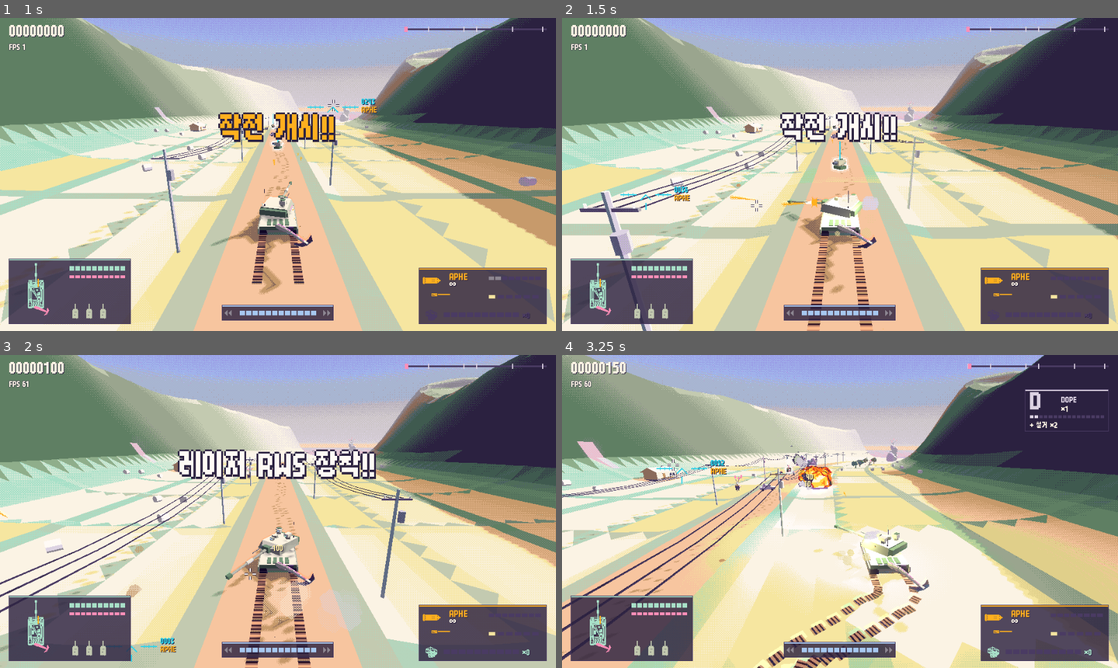
Above: before the commit, frames 1-4 (two rows, left to right).
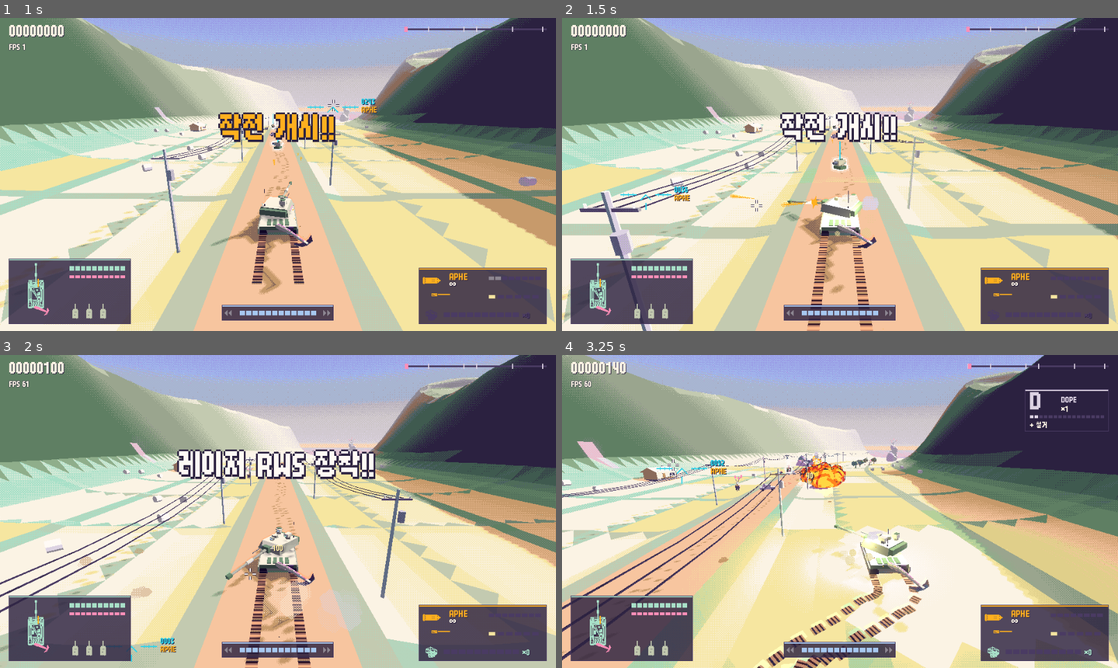
Above: after the commit, the same moments.

Repository: scarf005/orca-class
Game: Godot game, scene res://scenes/main.tscn
The game is run twice, just before and just after one commit, with the same random seed, the same clock (stepped at 60 frames per second) and the same inputs.
Inputs (mouse positions are in pixels of both pictures, inside the frame that each line leads up to):
- Up to frame 1 (1 s): tap Enter (ui_accept) at 0.5 s; drag from (278, 174) to (333, 105) at 0.52 s
- Up to frame 2 (1.5 s): drag from (728, 190) to (812, 237) at 1.27 s
- Up to frame 3 (2 s): no input
- Up to frame 4 (3.25 s): move the mouse to (895, 442) at 2.02 s; press the mouse at (895, 442) at 2.03 s; hold D (move_right) 2.03-2.75 s; tap Space (dash) at 2.1 s; release the mouse at (895, 442) at 2.75 s; drag from (812, 574) to (673, 464) at 2.77 s

Frame 1 is identical in both runs. In frame 2, less than 0.1% of the frame differs, in the area x 30-61%, y 28-62%; in frame 3, 0.9%; in frame 4, 3.8%, in the area x 0-100%, y 2-100%.

Commit message:
feat: burst piercing shells at the first target, stabilize the turret and make quick shells readable
- a full charge bursts where it first strikes an enemy, then only drills on
- the turret holds its world bearing while the hull swings, so a drift no longer throws the aim off
- quick shells are drawn bigger with a glowing tracer; their speed is set per charge step (1 or 2 boxes)
- Debris life slider caps how long shards lie about

Assisted-by: claude-code:claude-opus-5-5
Co-authored-by: Claude Opus 5.5 <noreply@anthropic.com>

Diff:
--- a/scripts/combat/fx.gd
+++ b/scripts/combat/fx.gd
@@ -15,6 +15,7 @@
 const RICOCHET_SPREAD := 0.35
 const TRAIL_MIN_SPEED := 4.0 ## Shards stop trailing once they slow down on the ground.
 static var BLAST_POPS := 2 ## Most secondary pops a big blast sets off (tuned live in the duel mode).
+static var DEBRIS_LIFE := 3.6 ## Longest a shard lies about before it is gone (tuned live in the duel mode).
 static var DEBRIS_SMOKE_LIFE := 0.5 ## Seconds the smoke a flying shard or wreck leaves hangs in the air (tuned live in the duel mode).
 
 ## SOLID: flat pixel-art debris sprites that face the camera and tumble in the screen plane.
@@ -663,7 +664,7 @@
 
 ## `heft` 1 for a big chunk: it lingers, tumbles slowly and drops harder.
 func _shard(position: Vector3, velocity: Vector3, size: float, material: Debris, heft := 0.0) -> void:
-	var life := randf_range(2.2, 3.6) if heft > 0.0 else randf_range(0.9, 2.6)
+	var life := minf(randf_range(2.2, 3.6) if heft > 0.0 else randf_range(0.9, 2.6), DEBRIS_LIFE)
 	spawn(Kind.SOLID, position, velocity, life, size, Color.WHITE, {"gravity": 22.0 + 6.0 * heft, "bounce": true, "spin": randf_range(0.7, 1.7) * (0.4 if heft > 0.0 else 1.0), "end_size": size * 0.8, "trail": DEBRIS_TRAILS[material], "material": material})
 
 
--- a/scripts/combat/projectile.gd
+++ b/scripts/combat/projectile.gd
@@ -27,6 +27,7 @@
 var intercept_hp := 1.0 ## Laser dwell damage needed to destroy it.
 var radius := 0.0 ## Sweep radius; small for bullets, larger for thrown wrecks.
 var sure_target: Entity ## A locked full charge: nothing else stops it until it has struck this.
+var glow_trail := Color(0, 0, 0, 0) ## A glowing tracer streamed behind it; transparent disables.
 const ROCKET_SMOKE := Color("8c4a34") ## Reddish-brown motor smoke, readable against the pastel sky.
 
 var trail := Color(0, 0, 0, 0) ## Smoke trail color; transparent disables. A trail also means a lit motor.
@@ -104,6 +105,10 @@
 	global_position = to
 	if velocity.length_squared() > 0.01:
 		look_at(to + velocity, Vector3.UP if absf(velocity.normalized().y) < 0.99 else Vector3.RIGHT)
+	if glow_trail.a > 0.0:
+		var fx := World.current.fx
+		fx.spawn(Fx.Kind.GLOW, to, Vector3.ZERO, 0.16, 0.9, glow_trail, {"end_size": 0.1, "fade": 0.0})
+		fx.spawn(Fx.Kind.GLOW, from.lerp(to, 0.5), Vector3.ZERO, 0.12, 0.5, Palette.WHITE, {"end_size": 0.05, "fade": 0.0})
 	if trail.a > 0.0:
 		_burn_motor(delta, to)
 	if flame_trail:
@@ -189,6 +194,7 @@
 		if pierce_entities:
 			_hit_entities.append(struck)
 			_apply(struck, point)
+			_pierce_blast(point, struck)
 			world.fx.sparks(point, -velocity.normalized(), 6, Palette.WHITE, 14.0)
 			return false
 		detonate(point, struck)
@@ -224,6 +230,7 @@
 		if pierce_entities:
 			_hit_entities.append(best_entity)
 			_apply(best_entity, point)
+			_pierce_blast(point, best_entity)
 			world.fx.sparks(point, -velocity.normalized(), 6, Palette.WHITE, 14.0)
 			return false
 		detonate(point, best_entity)
@@ -307,6 +314,15 @@
 	queue_free()
 
 
+## A piercing round bursts where it first strikes an enemy, not where it finally stops far behind;
+## past that it only drills on.
+func _pierce_blast(point: Vector3, struck: Entity) -> void:
+	if blast_radius <= 0.0:
+		return
+	World.current.blast(point, blast_radius, blast_damage, team, hit, struck, blast_colors, splash_direction())
+	blast_radius = 0.0
+
+
 ## A small-arms round that the hull turned: it keeps its look and tumbles off in a random direction
 ## away from the armor at nearly its own speed, with the armor's ping.
 func _glance(point: Vector3, target: Entity) -> void:
--- a/scripts/player/armament.gd
+++ b/scripts/player/armament.gd
@@ -30,7 +30,14 @@
 const SHELL_RANGE := 420.0
 const SHELL_DAMAGE := 1500.0
 ## Tuned live in the duel mode, hence static vars.
-static var QUICK_SPEED := 260.0 ## A quick shell is a visible projectile along the barrel, without gravity.
+## A quick shell is a visible projectile along the barrel, without gravity, at the speed of the charge
+## step it left at: one lock box, or two.
+static var QUICK_SPEED_1 := 400.0
+static var QUICK_SPEED_2 := 400.0
+
+
+static func quick_speed(power: float) -> float:
+	return QUICK_SPEED_1 if power < 0.5 else QUICK_SPEED_2
 
 static var COAX_BURST_ROUNDS := 4 ## Rounds a press fires from the coax (from each gun of the tier), however long the button is held.
 static var TAP_TIME := 0.3 ## A hold this long locks the target and starts the charge; a shorter click is only a coax burst.
--- a/scripts/player/tank.gd
+++ b/scripts/player/tank.gd
@@ -35,6 +35,7 @@
 const SOFT_LOCK_RADIUS := 40.0 ## Screen pixels (3D view) around the reticle; the FCS scales it.
 const LOCK_EDGE := Vector2(60.0, 180.0) ## 3D-view pixels from the screen edge: a locked target this close stops sideways driving, this far lets it run free.
 const LOCK_HOLD := 1.4
+const QUICK_SHELL_SCALE := 2.2 ## A quick shell's drawn size, so it reads in flight.
 const TAIL_FOLD_TIME := 0.06 ## Seconds the tail coils before it kicks off in a drift.
 const TAIL_HIT_RADIUS := 0.8 ## The claw end of the tail as a target, in metres.
 const TAIL_SMALL_ARMS := 2.0 ## Small-arms damage on the tail, which no armor guards.
@@ -111,7 +112,8 @@
 var anchor_cooldown := 0.0
 var _drift := 0.0
 var _drift_dir := 0.0
-var _drift_yaw := 0.0 ## The nose's swing against a sideways dash, eased in and out.
+var _drift_yaw := 0.0
+var _stabilized_yaw := 0.0 ## Hull yaw the turret was last laid against. ## The nose's swing against a sideways dash, eased in and out.
 var _respawn := 0.0
 var _barrel_recoil := 0.0
 var _last_position := Vector3.ZERO
@@ -620,6 +622,10 @@
 	# The sight's range follows the locked target's lay point, else the aim point, and eases too.
 	sight_range = lerpf(sight_range, model.muzzle.global_position.distance_to(lay), ease_in)
 	_sight_lock = lock
+	# Stabilizer: the turret holds its bearing in the world while the hull swings under it (a drift,
+	# a hard turn), so only the traverse toward a new aim is rate-limited.
+	model.turret.rotation.y -= wrapf(hull_yaw - _stabilized_yaw, -PI, PI)
+	_stabilized_yaw = hull_yaw
 	var local := model.turret.global_transform.affine_inverse() * lay
 	var yaw := atan2(-local.x, -local.z)
 	model.turret.rotation.y = rotate_toward(model.turret.rotation.y, model.turret.rotation.y + yaw, TURRET_RATE * modules.traverse_factor() * delta)
@@ -735,7 +741,7 @@
 
 ## How fast a round of this charge flies, for leading the lock: a quick shell flies, a full charge lands at once.
 func shell_speed(power := charge) -> float:
-	return Armament.SHELL_SPEED if power >= 1.0 else Armament.QUICK_SPEED
+	return Armament.SHELL_SPEED if power >= 1.0 else Armament.quick_speed(power)
 
 
 func _update_charge(delta: float) -> void:
@@ -1005,7 +1011,7 @@
 
 
 ## A 100 mm shell (APHE, HEAT, APFSDS or airburst). A quick shell (`power` below 1) is a projectile that
-## flies on at QUICK_SPEED; a full charge is hitscan: it lands this very frame and a tracer flash marks its
+## flies on at its charge step's quick speed; a full charge is hitscan: it lands this very frame and a tracer flash marks its
 ## line. Special rounds take their uncharged table for a quick shell and their charged one for a full charge.
 func _fire_shell(round: Armament.Round, muzzle: Vector3, dir: Vector3, power := 0.0) -> void:
 	var world := World.current
@@ -1020,7 +1026,7 @@
 	shell.hit.power = power
 	shell.hit.stagger = 0.4
 	shell.gravity = 0.0
-	shell.life = 2.0 if full else Armament.SHELL_RANGE / Armament.QUICK_SPEED
+	shell.life = 2.0 if full else Armament.SHELL_RANGE / Armament.quick_speed(power)
 	shell.impact_sound = "impact"
 	shell.impacted.connect(_count_hit, CONNECT_ONE_SHOT)
 	match round:
@@ -1052,6 +1058,9 @@
 	shell.hit.damage *= Armament.SHELL_DAMAGE_SCALE
 	shell.blast_damage *= Armament.SHELL_DAMAGE_SCALE
 	if not full:
+		# A quick shell is a visible round: drawn big, with a glowing tracer streaming behind it.
+		shell.scale = Vector3.ONE * QUICK_SHELL_SCALE
+		shell.glow_trail = color
 		return
 	# A locked full charge always strikes its lock: aimed straight at it, through whatever is between.
 	if is_instance_valid(charge_lock) and round != Armament.Round.AIRBURST:
--- a/scripts/ui/duel_panel.gd
+++ b/scripts/ui/duel_panel.gd
@@ -13,7 +13,8 @@
 	["Auto fire (s)", func() -> float: return Armament.AUTO_FIRE_TIME, func(v: float) -> void: Armament.AUTO_FIRE_TIME = v, 0.5, 5.0, 0.05],
 	["Recover after shot (s)", func() -> float: return Armament.CANNON_RECOVER, func(v: float) -> void: Armament.CANNON_RECOVER = v, 0.0, 2.5, 0.05],
 	["Lock radius (px)", func() -> float: return Armament.LOCK_RADIUS, func(v: float) -> void: Armament.LOCK_RADIUS = v, 16.0, 200.0, 2.0],
-	["Quick shell speed (m/s)", func() -> float: return Armament.QUICK_SPEED, func(v: float) -> void: Armament.QUICK_SPEED = v, 60.0, 800.0, 10.0],
+	["Quick shell speed, 1 box (m/s)", func() -> float: return Armament.QUICK_SPEED_1, func(v: float) -> void: Armament.QUICK_SPEED_1 = v, 60.0, 1200.0, 10.0],
+	["Quick shell speed, 2 boxes (m/s)", func() -> float: return Armament.QUICK_SPEED_2, func(v: float) -> void: Armament.QUICK_SPEED_2 = v, 60.0, 1200.0, 10.0],
 	["Turret traverse (rad/s)", func() -> float: return Tank.TURRET_RATE, func(v: float) -> void: Tank.TURRET_RATE = v, 2.0, 30.0, 0.5],
 	["Gun elevation (rad/s)", func() -> float: return Tank.PITCH_RATE, func(v: float) -> void: Tank.PITCH_RATE = v, 1.0, 30.0, 0.5],
 	["Kill throw cap (x)", func() -> float: return Enemy.KILL_THROW_MAX, func(v: float) -> void: Enemy.KILL_THROW_MAX = v, 0.5, Enemy.KILL_THROW_UNCAPPED, 0.5],
@@ -24,6 +25,7 @@
 	["Secondary blast pops", func() -> float: return Fx.BLAST_POPS, func(v: float) -> void: Fx.BLAST_POPS = int(v), 0.0, 8.0, 1.0],
 	["HE blast radius (x)", func() -> float: return Armament.HE_RADIUS_SCALE, func(v: float) -> void: Armament.HE_RADIUS_SCALE = v, 0.5, 4.0, 0.1],
 	["Shockwave reach (x blast)", func() -> float: return World.SHOCKWAVE_SCALE, func(v: float) -> void: World.SHOCKWAVE_SCALE = v, 0.5, 5.0, 0.1],
+	["Debris life (s)", func() -> float: return Fx.DEBRIS_LIFE, func(v: float) -> void: Fx.DEBRIS_LIFE = v, 0.1, 8.0, 0.1],
 	["Debris smoke life (s)", func() -> float: return Fx.DEBRIS_SMOKE_LIFE, func(v: float) -> void: Fx.DEBRIS_SMOKE_LIFE = v, 0.05, 3.0, 0.05],
 	["Drift nose swing (deg)", func() -> float: return rad_to_deg(Tank.DRIFT_ANGLE), func(v: float) -> void: Tank.DRIFT_ANGLE = deg_to_rad(v), 0.0, 120.0, 1.0],
 	["Gunners aim at tail (share)", func() -> float: return Gunnery.TAIL_CHANCE, func(v: float) -> void: Gunnery.TAIL_CHANCE = v, 0.0, 1.0, 0.05],
--- a/tests/charge_test.gd
+++ b/tests/charge_test.gd
@@ -83,7 +83,7 @@
 	var shells := _shells(world)
 	check_eq(shells.size(), 1, "it is a projectile still in flight, not hitscan")
 	var shell: Projectile = shells[0]
-	check_near(shell.velocity.length(), Armament.QUICK_SPEED, 0.01, "it flies at QUICK_SPEED")
+	check_near(shell.velocity.length(), Armament.quick_speed(shell.hit.power), 0.01, "it flies at its charge step's quick speed")
 	check_eq(shell.gravity, 0.0, "without gravity")
 	check_near(shell.hit.power, power, 0.03, "its power is the charge")
 	check_near(shell.hit.damage, lerpf(Armament.QUICK_DAMAGE.x, Armament.QUICK_DAMAGE.y, shell.hit.power), 0.01, "damage lerps with it")
